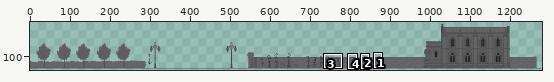
Edited in one commit: pixel-art file (assets/lvl1.ase). The first picture is a wide view before the edit; the outline marks the close-up.
Close-up. Earlier state:
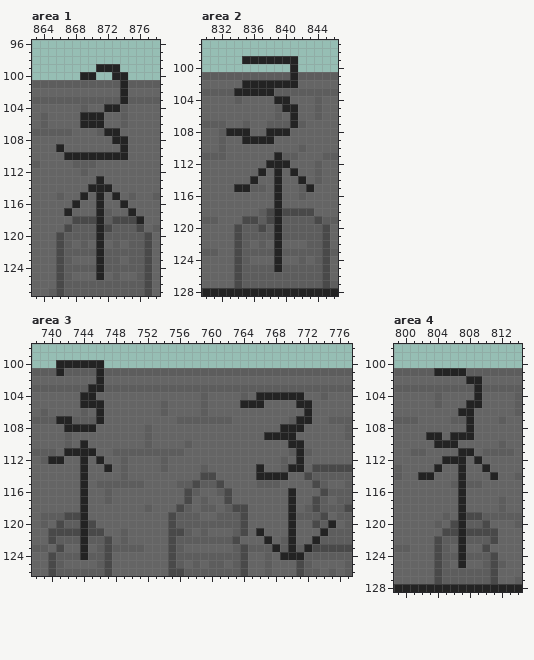
1280x144 pixels, 1 frame. Shown: area 1: x 863..878, y 96..127; area 2: x 830..846, y 97..128; area 3: x 738..777, y 98..126; area 4: x 799..814, y 98..128. The wide view leaves out empty margins. The commit also changed other parts of the picture, which this record leaves out.
After:
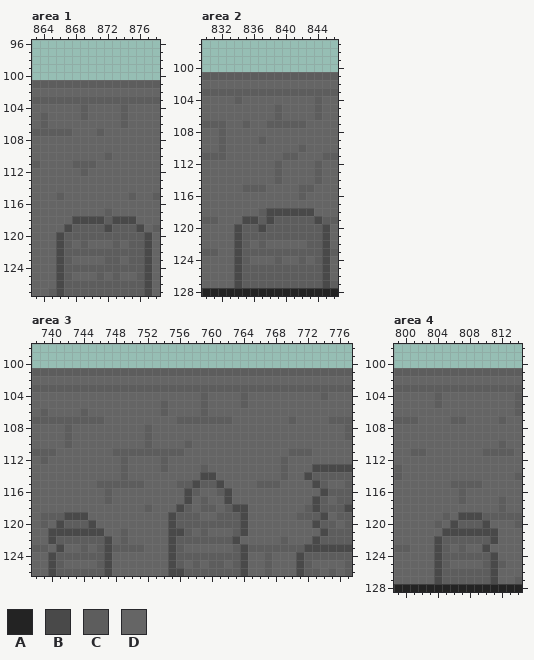
Palette (. is transparent): A #232323  B #494949  C #5d5d5d  D #656565
The exact change:
layer "Spawn Notes" now hidden
Changed rows in their new state; - is an unchanged pixel.
Area 1:
first column x 866:
 99 -----...---
100 ---..--..--
101 --------C--
102 --------D--
103 --------C--
104 ------DD---
105 ---CDD-----
106 ---DDD-----
107 ------DD---
108 -------DD--
109 D-------D--
110 -DDDDDCDD--
113 -----D-----
114 ----DDD----
115 ---D-D-D---
116 --D--D--D--
117 -D---D---D-
118 -----B----D
119 -----C-----
120 -----C-----
121 -----D-----
122 -----C-----
123 -----D-----
124 -----C-----
125 -----C-----
Area 2:
first column x 833:
 99 --.......--
100 --------.--
101 --------C--
102 --DDDDDDD--
103 -CCCCC-----
104 ------DD---
105 -------DD--
106 --------D--
107 --------C--
108 DDD--DDD---
109 --DDCD-----
111 ------D----
112 -----DCD---
113 ----D-C-D--
114 ---D--C--D-
115 -DC---D---C
116 ------D----
117 ------D----
118 ------B----
119 ------C----
120 ------C----
121 ------C----
122 ------D----
123 ------C----
124 ------C----
125 ------C----
Area 3:
first column x 740:
100 -......-----------------------------
101 -C----C-----------------------------
102 ------D-----------------------------
103 -----CC-----------------------------
104 ----DD--------------------DDDDDD----
105 ----DDD-----------------CDD----DD---
106 ------D-------------------------D---
107 -CC---C------------------------DD---
108 --CDDD-----------------------DDD----
109 ---------------------------DDDD-----
110 ----D-------------------------DD----
111 --DDDD-------------------------C----
112 DD--D-D------------------------D----
113 ----D--D------------------D---DD----
114 ----D---------------------DDDC------
115 ----D-------------------------------
116 ----D-------------------------D-----
117 ----D-------------------------D-----
118 ----D-------------------------D-----
119 ----B-------------------------D-----
120 ----C-------------------------D----C
121 ----B---------------------D---D---B-
122 ----C----------------------D--D--B--
123 ----C-----------------------C-C-B---
124 ----C------------------------DDB----
Area 4:
first column x 802:
101 --CCCC----
102 ------DD--
103 -------C--
104 -------D--
105 ------DD--
106 -----DD---
107 ------D---
108 ------D---
109 -DD-DDD---
110 --DDD-----
111 -----DD---
112 ---DDD-D--
113 --D--D--D-
114 DD---D---D
115 -----C----
116 -----C----
117 -----C----
118 -----D----
119 -----B----
120 -----C----
121 -----B----
122 -----C----
123 -----C----
124 -----C----
125 -----D----
